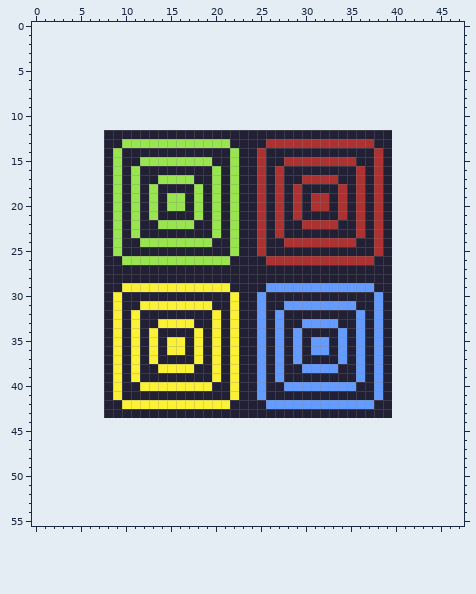
Pixel-art sprite -- assets/Tileset1-Sheet.png. That is the earlier state.
The file is 32x32 pixels. The old version is drawn lined up with the new one, on the new canvas.
The result:
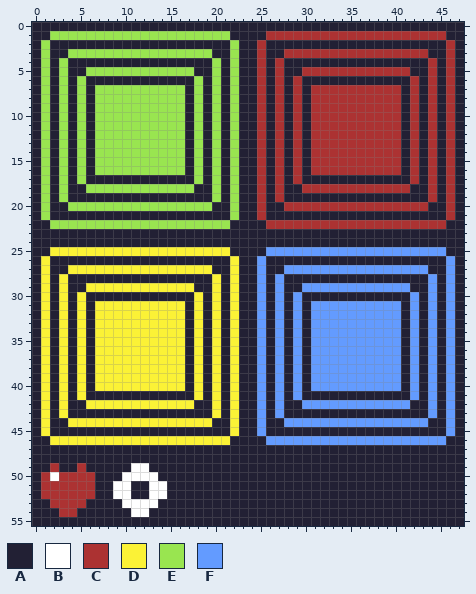
Palette (. is transparent): A #222034  B #ffffff  C #ac3232  D #fbf236  E #99e550  F #639bff
Changes in this commit:
canvas 32x32 -> 48x56, the old top-left corner now at 8,12
@@ x 0..47 @@
- 0 ................................................
- 1 ................................................
- 2 ................................................
- 3 ................................................
- 4 ................................................
- 5 ................................................
- 6 ................................................
- 7 ................................................
- 8 ................................................
- 9 ................................................
-10 ................................................
-11 ................................................
-12 ........AAAAAAAAAAAAAAAAAAAAAAAAAAAAAAAA........
-13 ........AAEEEEEEEEEEEEAAAACCCCCCCCCCCCAA........
-14 ........AEAAAAAAAAAAAAEAACAAAAAAAAAAAACA........
-15 ........AEAAEEEEEEEEAAEAACAACCCCCCCCAACA........
-16 ........AEAEAAAAAAAAEAEAACACAAAAAAAACACA........
-17 ........AEAEAAEEEEAAEAEAACACAACCCCAACACA........
-18 ........AEAEAEAAAAEAEAEAACACACAAAACACACA........
-19 ........AEAEAEAEEAEAEAEAACACACACCACACACA........
-20 ........AEAEAEAEEAEAEAEAACACACACCACACACA........
-21 ........AEAEAEAAAAEAEAEAACACACAAAACACACA........
-22 ........AEAEAAEEEEAAEAEAACACAACCCCAACACA........
-23 ........AEAEAAAAAAAAEAEAACACAAAAAAAACACA........
-24 ........AEAAEEEEEEEEAAEAACAACCCCCCCCAACA........
-25 ........AEAAAAAAAAAAAAEAACAAAAAAAAAAAACA........
-26 ........AAEEEEEEEEEEEEAAAACCCCCCCCCCCCAA........
-27 ........AAAAAAAAAAAAAAAAAAAAAAAAAAAAAAAA........
-28 ........AAAAAAAAAAAAAAAAAAAAAAAAAAAAAAAA........
-29 ........AADDDDDDDDDDDDAAAAFFFFFFFFFFFFAA........
-30 ........ADAAAAAAAAAAAADAAFAAAAAAAAAAAAFA........
-31 ........ADAADDDDDDDDAADAAFAAFFFFFFFFAAFA........
-32 ........ADADAAAAAAAADADAAFAFAAAAAAAAFAFA........
-33 ........ADADAADDDDAADADAAFAFAAFFFFAAFAFA........
-34 ........ADADADAAAADADADAAFAFAFAAAAFAFAFA........
-35 ........ADADADADDADADADAAFAFAFAFFAFAFAFA........
-36 ........ADADADADDADADADAAFAFAFAFFAFAFAFA........
-37 ........ADADADAAAADADADAAFAFAFAAAAFAFAFA........
-38 ........ADADAADDDDAADADAAFAFAAFFFFAAFAFA........
-39 ........ADADAAAAAAAADADAAFAFAAAAAAAAFAFA........
-40 ........ADAADDDDDDDDAADAAFAAFFFFFFFFAAFA........
-41 ........ADAAAAAAAAAAAADAAFAAAAAAAAAAAAFA........
-42 ........AADDDDDDDDDDDDAAAAFFFFFFFFFFFFAA........
-43 ........AAAAAAAAAAAAAAAAAAAAAAAAAAAAAAAA........
-44 ................................................
-45 ................................................
-46 ................................................
-47 ................................................
-48 ................................................
-49 ................................................
-50 ................................................
-51 ................................................
-52 ................................................
-53 ................................................
-54 ................................................
-55 ................................................
+ 0 AAAAAAAAAAAAAAAAAAAAAAAAAAAAAAAAAAAAAAAAAAAAAAAA
+ 1 AAEEEEEEEEEEEEEEEEEEEEAAAACCCCCCCCCCCCCCCCCCCCAA
+ 2 AEAAAAAAAAAAAAAAAAAAAAEAACAAAAAAAAAAAAAAAAAAAACA
+ 3 AEAAEEEEEEEEEEEEEEEEAAEAACAACCCCCCCCCCCCCCCCAACA
+ 4 AEAEAAAAAAAAAAAAAAAAEAEAACACAAAAAAAAAAAAAAAACACA
+ 5 AEAEAAEEEEEEEEEEEEAAEAEAACACAACCCCCCCCCCCCAACACA
+ 6 AEAEAEAAAAAAAAAAAAEAEAEAACACACAAAAAAAAAAAACACACA
+ 7 AEAEAEAEEEEEEEEEEAEAEAEAACACACACCCCCCCCCCACACACA
+ 8 AEAEAEAEEEEEEEEEEAEAEAEAACACACACCCCCCCCCCACACACA
+ 9 AEAEAEAEEEEEEEEEEAEAEAEAACACACACCCCCCCCCCACACACA
+10 AEAEAEAEEEEEEEEEEAEAEAEAACACACACCCCCCCCCCACACACA
+11 AEAEAEAEEEEEEEEEEAEAEAEAACACACACCCCCCCCCCACACACA
+12 AEAEAEAEEEEEEEEEEAEAEAEAACACACACCCCCCCCCCACACACA
+13 AEAEAEAEEEEEEEEEEAEAEAEAACACACACCCCCCCCCCACACACA
+14 AEAEAEAEEEEEEEEEEAEAEAEAACACACACCCCCCCCCCACACACA
+15 AEAEAEAEEEEEEEEEEAEAEAEAACACACACCCCCCCCCCACACACA
+16 AEAEAEAEEEEEEEEEEAEAEAEAACACACACCCCCCCCCCACACACA
+17 AEAEAEAAAAAAAAAAAAEAEAEAACACACAAAAAAAAAAAACACACA
+18 AEAEAAEEEEEEEEEEEEAAEAEAACACAACCCCCCCCCCCCAACACA
+19 AEAEAAAAAAAAAAAAAAAAEAEAACACAAAAAAAAAAAAAAAACACA
+20 AEAAEEEEEEEEEEEEEEEEAAEAACAACCCCCCCCCCCCCCCCAACA
+21 AEAAAAAAAAAAAAAAAAAAAAEAACAAAAAAAAAAAAAAAAAAAACA
+22 AAEEEEEEEEEEEEEEEEEEEEAAAACCCCCCCCCCCCCCCCCCCCAA
+23 AAAAAAAAAAAAAAAAAAAAAAAAAAAAAAAAAAAAAAAAAAAAAAAA
+24 AAAAAAAAAAAAAAAAAAAAAAAAAAAAAAAAAAAAAAAAAAAAAAAA
+25 AADDDDDDDDDDDDDDDDDDDDAAAAFFFFFFFFFFFFFFFFFFFFAA
+26 ADAAAAAAAAAAAAAAAAAAAADAAFAAAAAAAAAAAAAAAAAAAAFA
+27 ADAADDDDDDDDDDDDDDDDAADAAFAAFFFFFFFFFFFFFFFFAAFA
+28 ADADAAAAAAAAAAAAAAAADADAAFAFAAAAAAAAAAAAAAAAFAFA
+29 ADADAADDDDDDDDDDDDAADADAAFAFAAFFFFFFFFFFFFAAFAFA
+30 ADADADAAAAAAAAAAAADADADAAFAFAFAAAAAAAAAAAAFAFAFA
+31 ADADADADDDDDDDDDDADADADAAFAFAFAFFFFFFFFFFAFAFAFA
+32 ADADADADDDDDDDDDDADADADAAFAFAFAFFFFFFFFFFAFAFAFA
+33 ADADADADDDDDDDDDDADADADAAFAFAFAFFFFFFFFFFAFAFAFA
+34 ADADADADDDDDDDDDDADADADAAFAFAFAFFFFFFFFFFAFAFAFA
+35 ADADADADDDDDDDDDDADADADAAFAFAFAFFFFFFFFFFAFAFAFA
+36 ADADADADDDDDDDDDDADADADAAFAFAFAFFFFFFFFFFAFAFAFA
+37 ADADADADDDDDDDDDDADADADAAFAFAFAFFFFFFFFFFAFAFAFA
+38 ADADADADDDDDDDDDDADADADAAFAFAFAFFFFFFFFFFAFAFAFA
+39 ADADADADDDDDDDDDDADADADAAFAFAFAFFFFFFFFFFAFAFAFA
+40 ADADADADDDDDDDDDDADADADAAFAFAFAFFFFFFFFFFAFAFAFA
+41 ADADADAAAAAAAAAAAADADADAAFAFAFAAAAAAAAAAAAFAFAFA
+42 ADADAADDDDDDDDDDDDAADADAAFAFAAFFFFFFFFFFFFAAFAFA
+43 ADADAAAAAAAAAAAAAAAADADAAFAFAAAAAAAAAAAAAAAAFAFA
+44 ADAADDDDDDDDDDDDDDDDAADAAFAAFFFFFFFFFFFFFFFFAAFA
+45 ADAAAAAAAAAAAAAAAAAAAADAAFAAAAAAAAAAAAAAAAAAAAFA
+46 AADDDDDDDDDDDDDDDDDDDDAAAAFFFFFFFFFFFFFFFFFFFFAA
+47 AAAAAAAAAAAAAAAAAAAAAAAAAAAAAAAAAAAAAAAAAAAAAAAA
+48 AAAAAAAAAAAAAAAAAAAAAAAAAAAAAAAAAAAAAAAAAAAAAAAA
+49 AACAACAAAAABBAAAAAAAAAAAAAAAAAAAAAAAAAAAAAAAAAAA
+50 ACBCCCCAAABBBBAAAAAAAAAAAAAAAAAAAAAAAAAAAAAAAAAA
+51 ACCCCCCAABBAABBAAAAAAAAAAAAAAAAAAAAAAAAAAAAAAAAA
+52 ACCCCCCAABBAABBAAAAAAAAAAAAAAAAAAAAAAAAAAAAAAAAA
+53 AACCCCAAAABBBBAAAAAAAAAAAAAAAAAAAAAAAAAAAAAAAAAA
+54 AAACCAAAAAABBAAAAAAAAAAAAAAAAAAAAAAAAAAAAAAAAAAA
+55 AAAAAAAAAAAAAAAAAAAAAAAAAAAAAAAAAAAAAAAAAAAAAAAA
Boxes around the changes in both pictures, in picture pixels (x1, y1, x2, y2):
changed: (32, 22, 464, 526)
